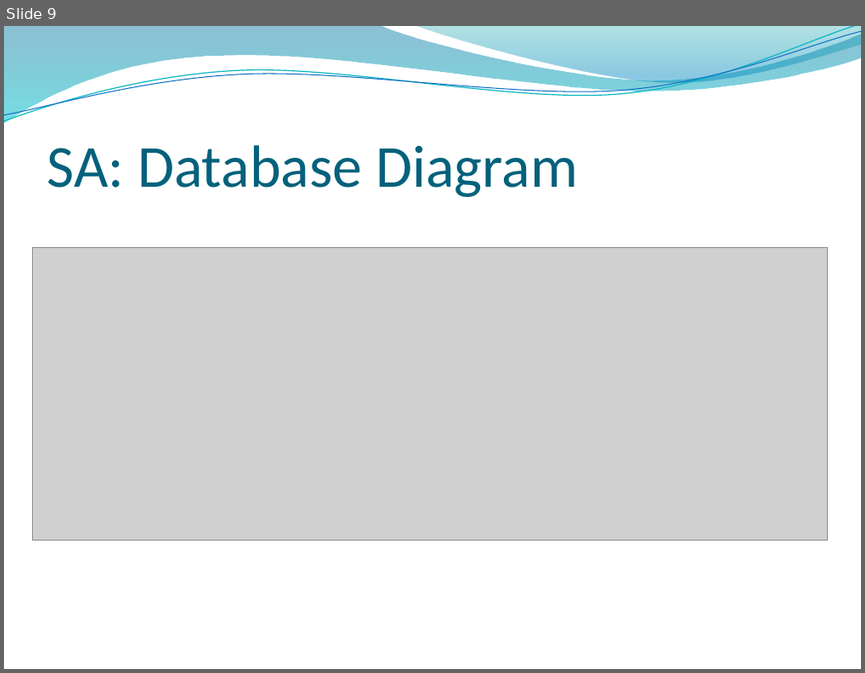
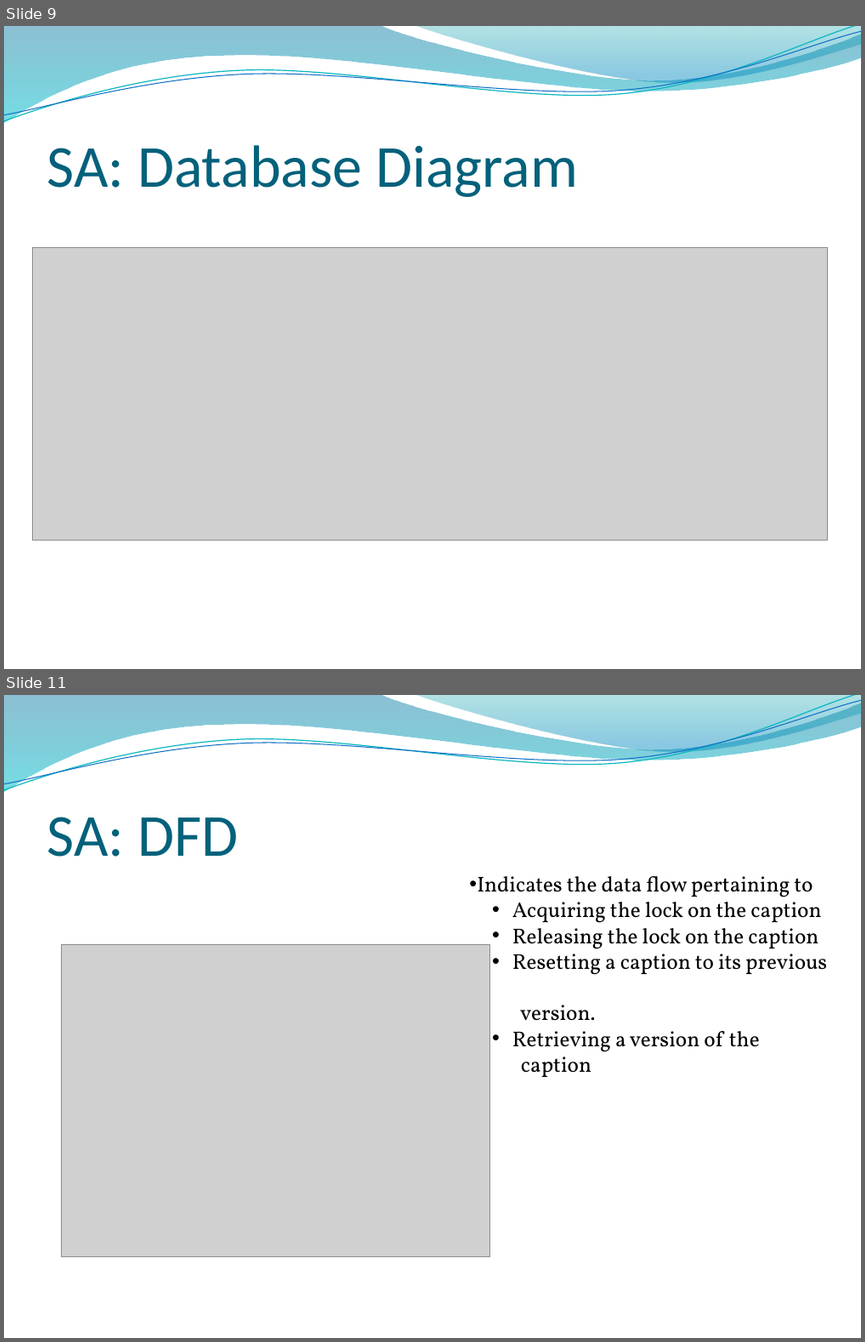
Before and after one commit to ProjPossibility/pp-community-captioner, a slide deck: CC.pptx. Shown one above the other, each under a label of ours: slide 9 before the commit, slides 9 and 11 after it; the slides between them are not shown. The pictures are 865x673 and 865x1342 pixels, drawn with LibreOffice and Linux fonts; fonts in the diff are those of the drawing; grey boxes stand for pictures; background and template pictures are left out. Boxes give left, top, right and bottom in pixels: in the first picture for what was removed or moved away, otherwise in the second. Text is boxed around its words. In the diff, an @@ line names an element or a change of style, - is before the commit and + after.

```diff
--- a/CC.pptx
+++ b/CC.pptx
@@ slide 11 added at (x1=4, y1=695, x2=861, y2=1338), background picture (left out); not listed: 4 template elements that a slide beside it also shows @@
@@ title added at (x1=46, y1=817, x2=238, y2=857), 50 pt, text #04617B @@
+SA: DFD
@@ text added at (x1=477, y1=876, x2=827, y2=1077), 18 pt, text #000000 @@
+• Indicates the data flow pertaining to
+  • Acquiring the lock on the caption
+  • Releasing the lock on the caption
+  • Resetting a caption to its previous
+    version.
+  • Retrieving a version of the
+    caption
@@ picture added at (x1=62, y1=945, x2=490, y2=1256) @@
```
Also in this commit, not shown: 2 slides changed, 3 other slides added, 1 slide removed.
